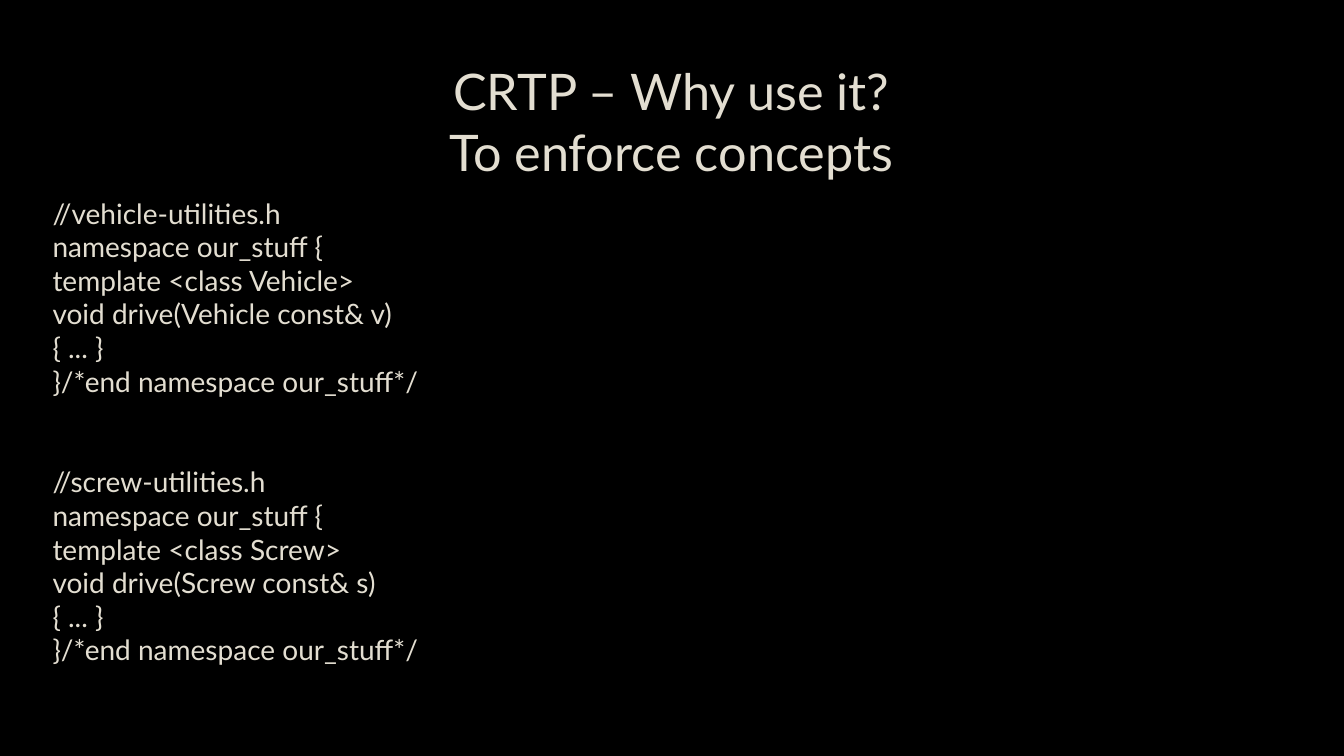
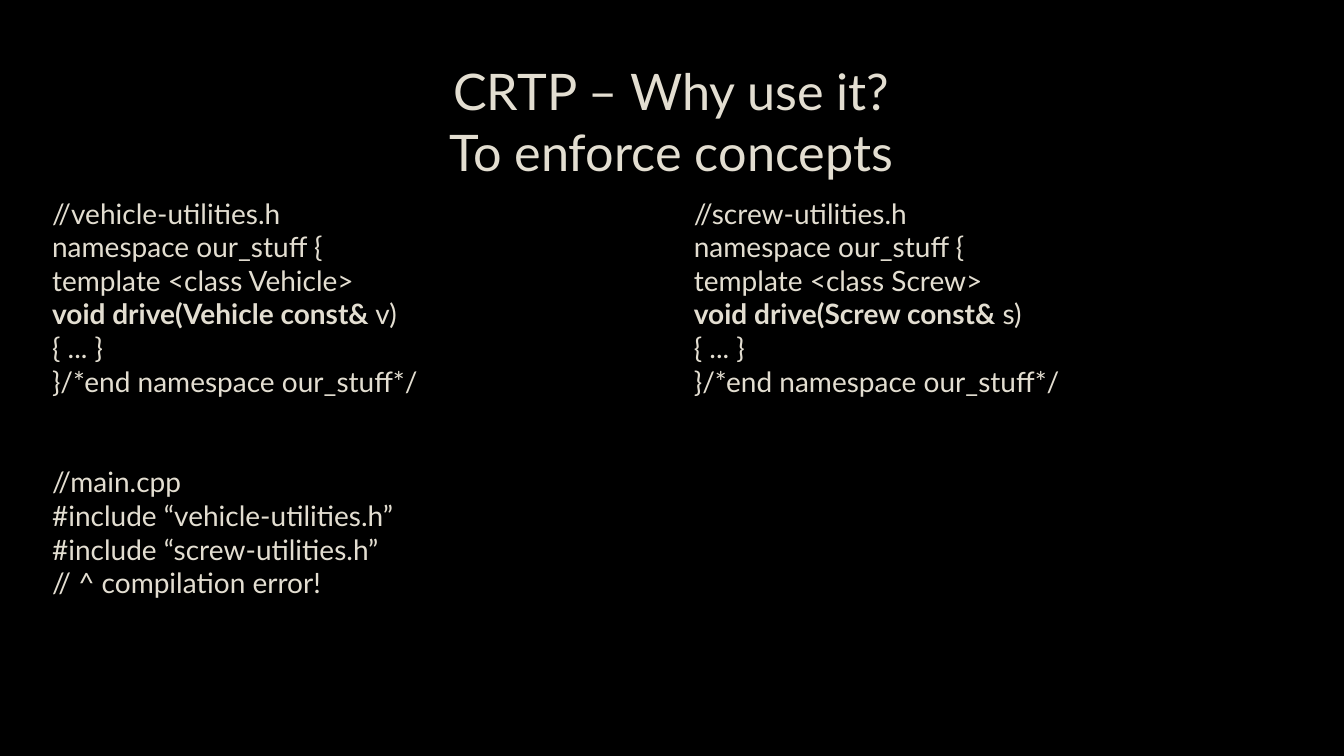
Before and after one commit to capsocrates/crtp-meetup-talk, a slide deck: slide 12 of CRTP.pptx (slide 13 before the commit). Drawn at 1344x756 pixels with LibreOffice and Linux fonts; fonts in the diff are those of the drawing; background and template pictures are left out. Boxes give left, top, right and bottom in pixels: in the first picture for what was removed or moved away, otherwise in the second. Text is boxed around its words. In the diff, an @@ line names an element or a change of style, - is before the commit and + after.

Commit message:
WIP on presentation

```diff
--- a/CRTP.pptx
+++ b/CRTP.pptx
@@ text added at box(694, 203, 1060, 397), 20 pt, text #E3DED1 @@
+//screw-utilities.h
+namespace our_stuff {
+template <class Screw>
+void drive(Screw const& s)
+{ ... }
+}/*end namespace our_stuff*/
@@ text at box(52, 302, 396, 328): bold on in "void drive(Vehicle const&" @@
@@ text at box(52, 471, 393, 598): text changed @@
-//screw-utilities.h
-namespace our_stuff {
-template <class Screw>
-void drive(Screw const& s)
-{ ... }
-}/*end namespace our_stuff*/
+//main.cpp
+#include “vehicle-utilities.h”
+#include “screw-utilities.h”
+// ^ compilation error!
```
Also in this commit, not shown: 3 other slides changed, 2 slides added, 1 other file.
